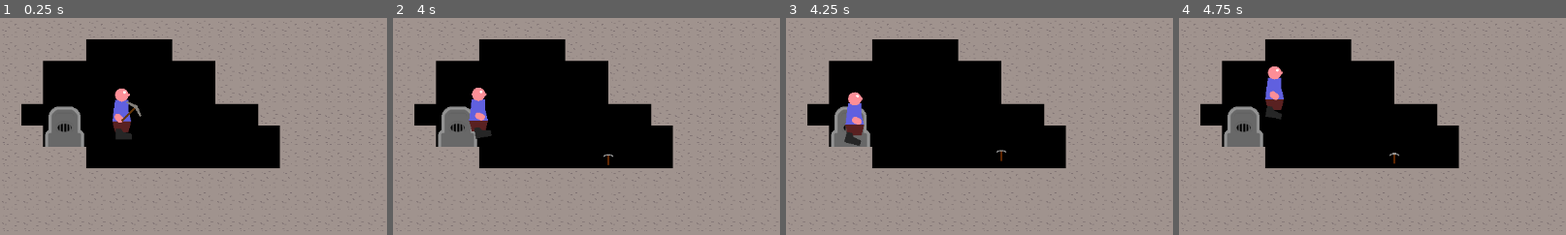
Above: before the commit, frames 1-4 (left to right).
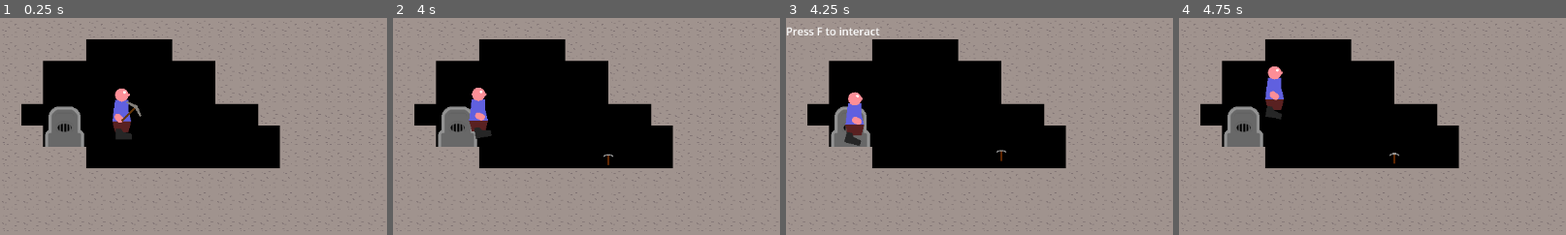
Above: after the commit, the same moments.

Repository: Griiimon/2D-Mining-Sandbox
Game: Godot game, scene res://scenes/game.tscn
Same seed, same stepped clock (60 frames per second), same inputs: the game is played once before the commit and once after it.
Inputs (mouse positions are % of the whole screen's width and height, from its top left):
- Up to frame 1 (0.25 s): no input
- Up to frame 2 (4 s): move the mouse to (45, 70) at 0.52 s; hold D (right) 0.53-2.03 s; tap F (interact) at 0.6, 1.55, 2.1, 3.05, 3.8 s; click (45, 70) at 0.67 s; tap Up (jump) at 0.77, 1.52, 3.02, 3.77 s; move the mouse to (80, 65) at 1.27 s; tap X (drop_item) at 1.35 s; move the mouse to (20, 35) at 2.02 s; hold A (left) from 2.03 s (still down); move the mouse to (55, 50) at 2.77 s; tap E (next_hotbar_item) at 2.85 s; click (55, 50) at 2.92 s; move the mouse to (35, 25) at 3.52 s; tap Q (previous_hotbar_item) at 3.6 s
- Up to frame 3 (4.25 s): keep holding A (left)
- Up to frame 4 (4.75 s): tap F (interact) at 4.25, 4.35 s; move the mouse to (72, 45) at 4.27 s; release A (left) at 4.28 s; hold D (right) from 4.28 s (still down); tap Up (jump) at 4.52 s
The pictures show only the part of the screen within x 0-50%, y 0-50%; the shares and areas given below are measured in that part.

Frames 1-2 are identical in both runs. In frame 3, 0.4% of the frame differs, in the area x 0-25%, y 4-9%; in frame 4, nothing differs.
Error in both runs: Cannot call method 'get_files' on a null value. (res://scripts/data_manager.gd:16)

Commit message:
interaction logic

Diff:
--- a/scripts/player.gd
+++ b/scripts/player.gd
@@ -12,6 +12,7 @@
 @export var look_pivot: Node2D
 @export var ray_cast: RayCast2D
 @export var main_hand: Node2D
+@export var interaction_area: Area2D
 
 @export_category("Scenes")
 @export var block_marker_scene: PackedScene
@@ -72,6 +73,7 @@
 
 func _physics_process(delta):
 	movement(delta)
+	interaction_logic()
 
 	if Input.is_action_just_pressed("drop_item") and has_hand_item():
 		drop_hand_item()
@@ -114,6 +116,22 @@
 		animation_player_feet.play("RESET")
 
 	move_and_slide()
+
+
+func interaction_logic():
+	var areas: Array[Area2D]= interaction_area.get_overlapping_areas()
+
+	if areas.is_empty():
+		ui.set_interaction_hint()
+		return
+
+	var interaction_target: InteractionTarget= areas[0]
+
+	ui.set_interaction_hint(interaction_target.get_interaction_hint(self))
+
+	if Input.is_action_just_pressed("interact"):
+		interaction_target.interact(self)
+
 
 
 func mining_logic(block_pos: Vector2i, delta)-> bool:
